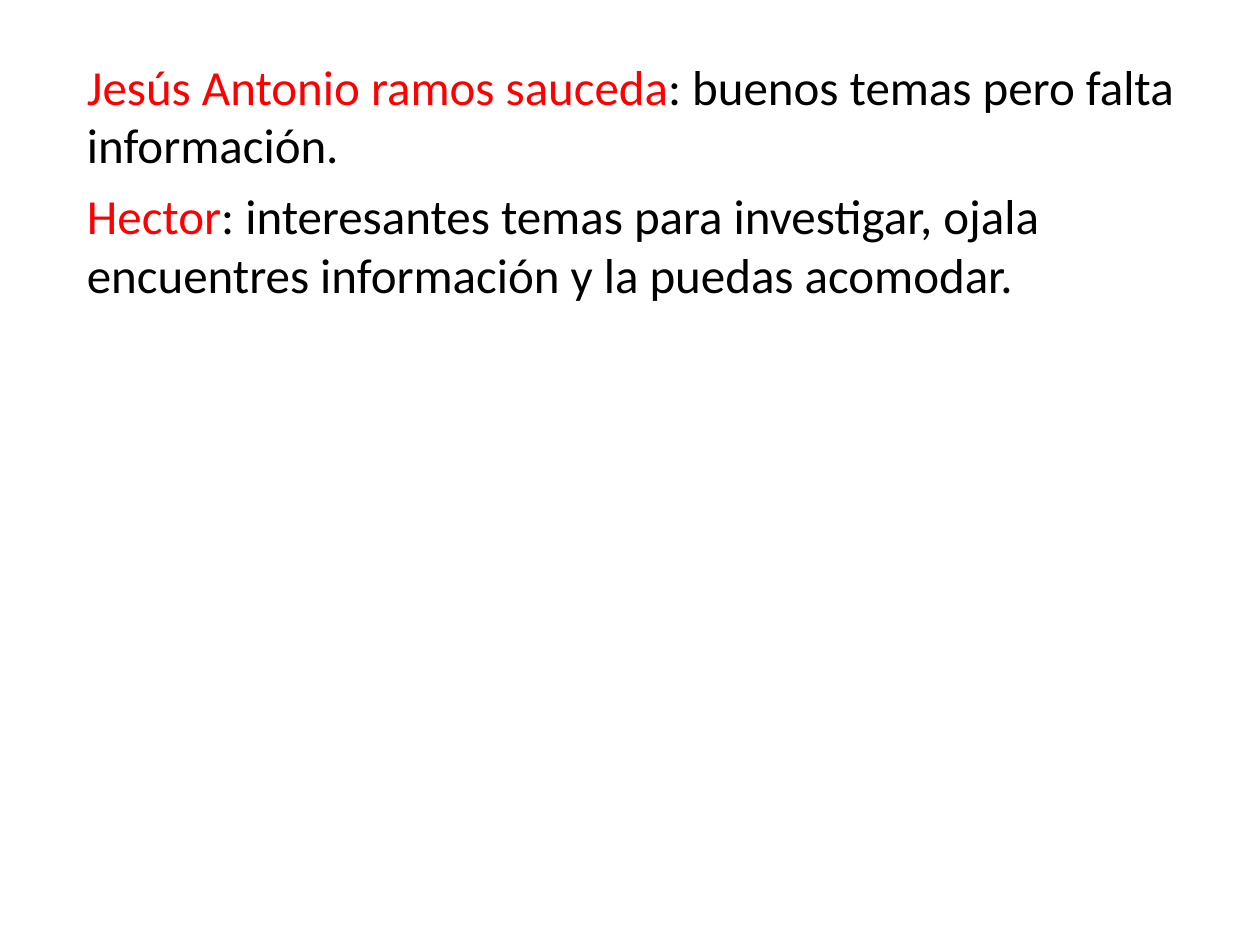
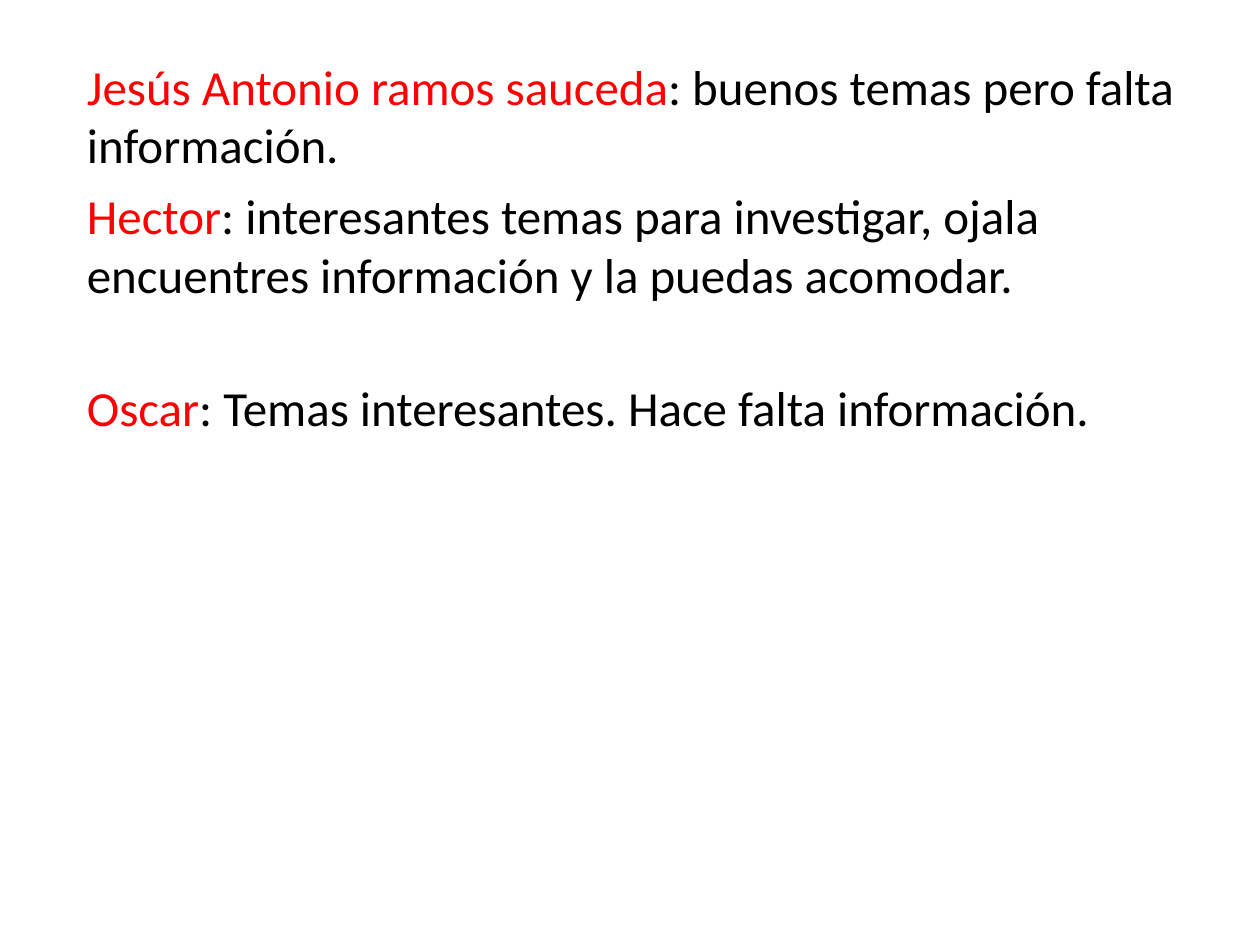
Before and after one commit to lc850/auditoria, a slide deck: slide 2 of 7 - Etapa de la justificación.pptx. Drawn at 1260x945 pixels with LibreOffice and Linux fonts; fonts in the diff are those of the drawing. Boxes give left, top, right and bottom in pixels: in the first picture for what was removed or moved away, otherwise in the second. Text is boxed around its words. In the diff, an @@ line names an element or a change of style, - is before the commit and + after.

Commit message:
Oscar

```diff
--- a/7 - Etapa de la justificación.pptx
+++ b/7 - Etapa de la justificación.pptx
@@ text added at [87, 392, 1089, 427], 28 pt, text #000000 @@
+Oscar: Temas interesantes. Hace falta información.
```
